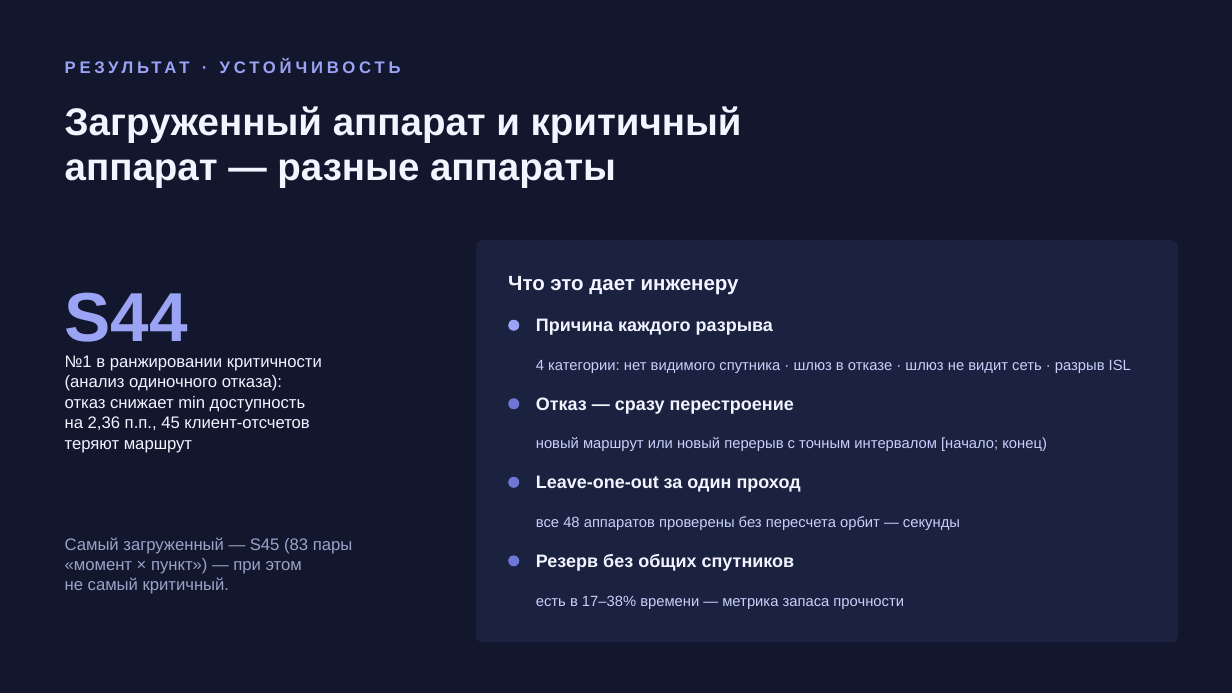
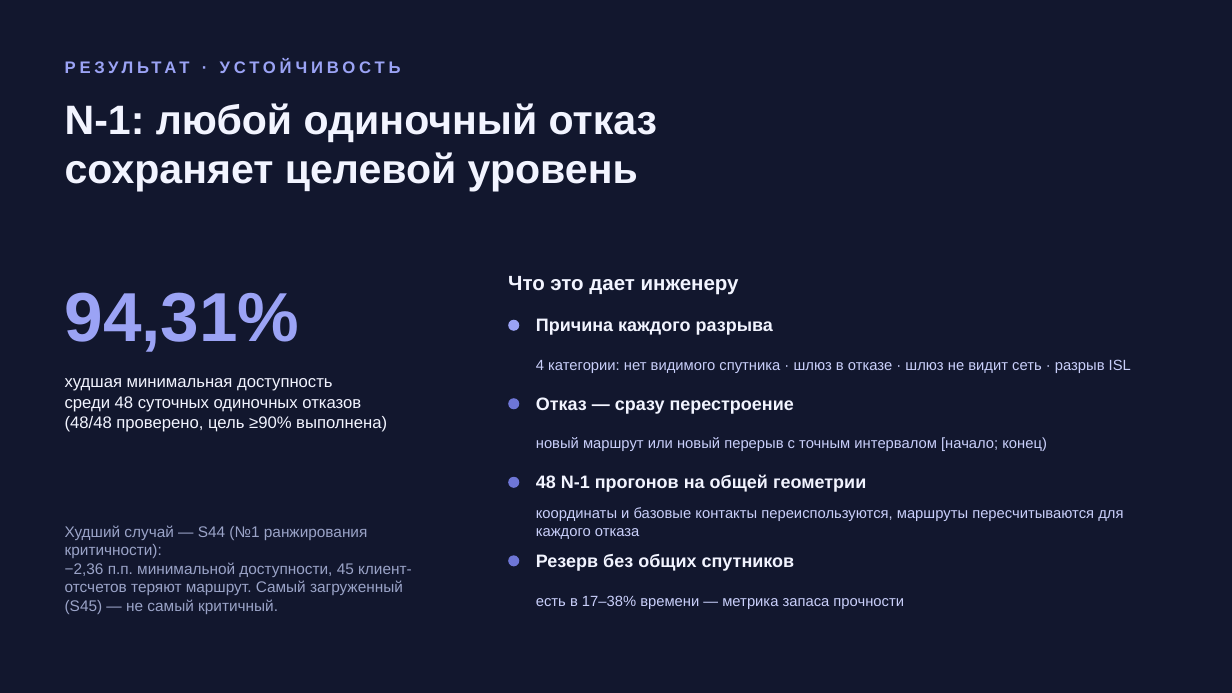
Before and after one commit to ivergit88/cosmohak, a slide deck: slide 6 of presentation/kosmo-nizni_klodiki_148_live.pptx. Drawn at 1232x693 pixels with LibreOffice and Linux fonts; fonts in the diff are those of the drawing. Boxes give left, top, right and bottom in pixels: in the first picture for what was removed or moved away, otherwise in the second. Text is boxed around its words. In the diff, an @@ line names an element or a change of style, - is before the commit and + after.

Commit message:
Algorithm Lab (4 стратегии с гарантиями и эквивалентностью A*≡weighted), one-click отказ текущего маршрута с до/после; презентация live: N-1 94,31%, запас ISL, автоподбор 96,67→98,33

```diff
--- a/presentation/kosmo-nizni_klodiki_148_live.pptx
+++ b/presentation/kosmo-nizni_klodiki_148_live.pptx
@@ text at (x1=65, y1=103, x2=657, y2=191): text changed; size 30 to 32 pt @@
-Загруженный аппарат и критичный
-аппарат — разные аппараты
+N-1: любой одиночный отказ
+сохраняет целевой уровень
@@ rounded rectangle removed at (x1=476, y1=240, x2=1178, y2=642) @@
@@ text at (x1=65, y1=292, x2=300, y2=352): text changed @@
-S44
+94,31%
@@ text at (x1=65, y1=378, x2=387, y2=432): text changed @@
-№1 в ранжировании критичности
-(анализ одиночного отказа):
-отказ снижает min доступность
-на 2,36 п.п., 45 клиент-отсчетов
-теряют маршрут
+худшая минимальная доступность
+среди 48 суточных одиночных отказов
+(48/48 проверено, цель ≥90% выполнена)
@@ text at (x1=536, y1=474, x2=866, y2=492): text changed @@
-Leave-one-out за один проход
+48 N-1 прогонов на общей геометрии
@@ text at (x1=536, y1=507, x2=1123, y2=539): text changed @@
-все 48 аппаратов проверены без пересчета орбит — секунды
+координаты и базовые контакты переиспользуются, маршруты пересчитываются для каждого отказа
@@ text at (x1=65, y1=525, x2=412, y2=614): text changed; size 13 to 12 pt @@
-Самый загруженный — S45 (83 пары
-«момент × пункт») — при этом
-не самый критичный.
+Худший случай — S44 (№1 ранжирования критичности):
+−2,36 п.п. минимальной доступности, 45 клиент-отсчетов теряют маршрут. Самый загруженный (S45) — не самый критичный.
```
Also in this commit, not shown: 10 other slides changed, 11 other files.
